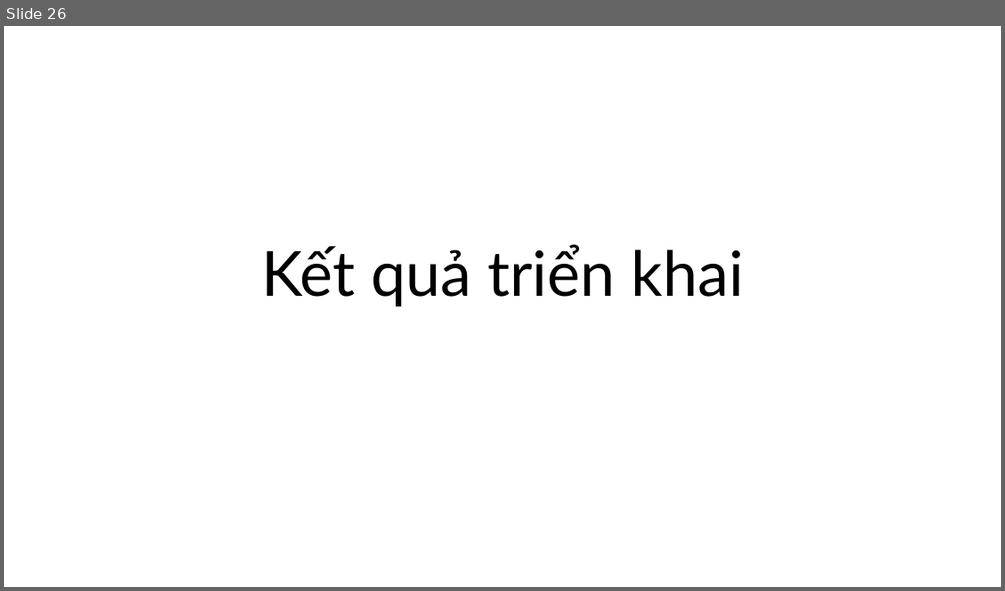
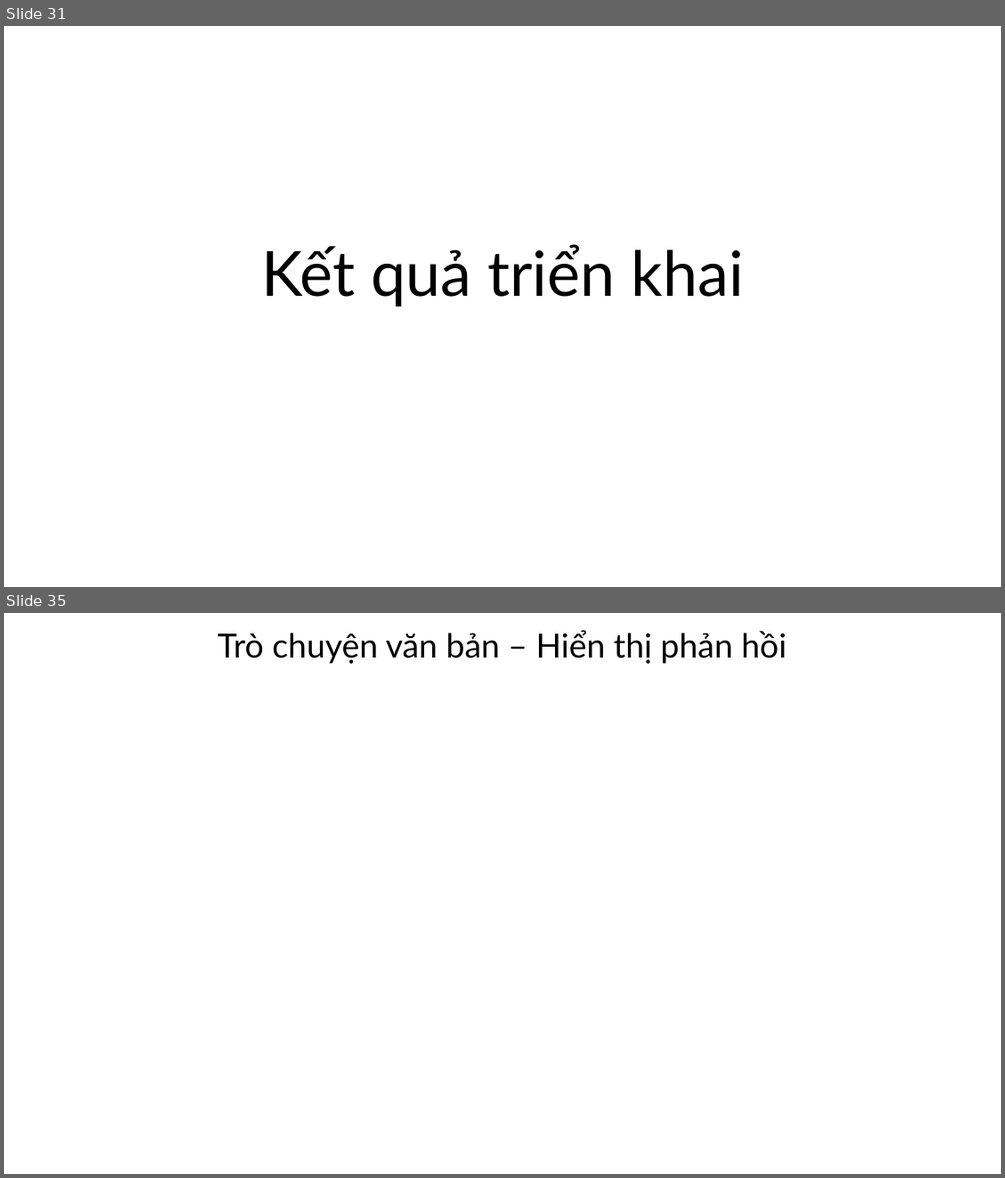
Before and after one commit to ngovanuc/Vietnamese_History_Chatbot, a slide deck: documents/slide bao cao.pptx. Shown one above the other, each under a label of ours: slide 26 before the commit, slides 31 and 35 after it; the slides between them are not shown. The pictures are 1005x591 and 1005x1178 pixels, drawn with LibreOffice and Linux fonts; fonts in the diff are those of the drawing. Boxes give left, top, right and bottom in pixels: in the first picture for what was removed or moved away, otherwise in the second. Text is boxed around its words. In the diff, an @@ line names an element or a change of style, - is before the commit and + after.

```diff
--- a/documents/slide bao cao.pptx
+++ b/documents/slide bao cao.pptx
@@ slide 35 added at bbox=[4, 613, 1001, 1174], background #FFFFFF @@
@@ title added at bbox=[218, 630, 786, 664], 32 pt, text #000000 @@
+Trò chuyện văn bản – Hiển thị phản hồi
@@ what was slide 26 is now slide 31 @@
```
Also in this commit, not shown: 12 slides changed, 19 other slides added.
